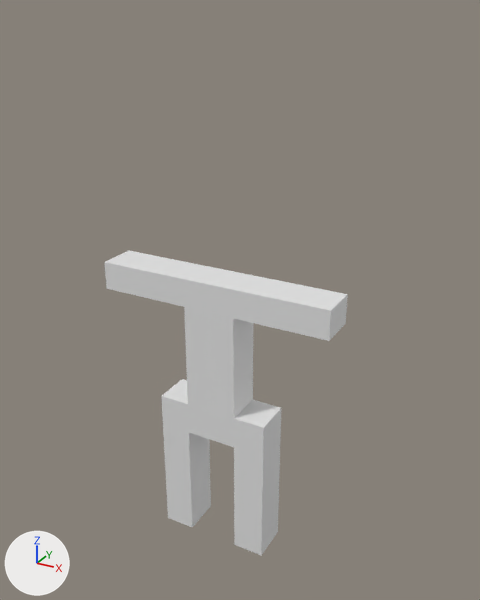
An edit to the glTF model assets/zombie.glb, drawn before and after from the same camera.
Before and after are seen from a camera (50 mm lens) standing at (2.22, -3.73, 3.95) and looking at (-0.07, 0.44, 1.86). Every picture has the same lights, and +X, +Y and +Z are marked at lower left. Vertices at the same position are counted once.
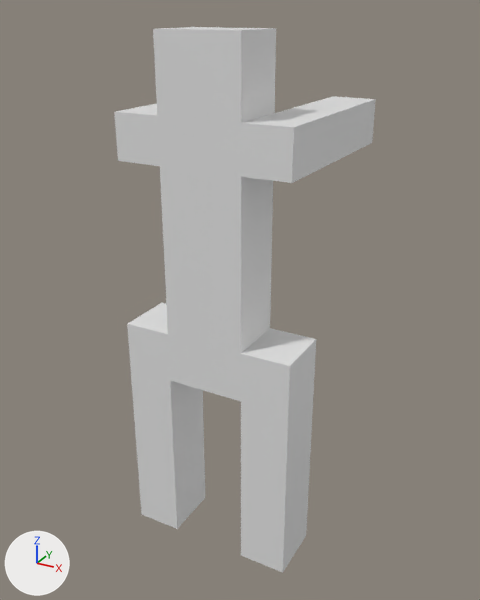
Pixel boxes (x1, y1, x2, y2) of what changed, in the pictures (480 x 600 px):
```json
{"object": "Cube", "change": "reshaped, turned, rescaled", "before": [104, 251, 348, 556], "after": [114, 27, 376, 573]}
{"part": 1, "of": "me_cube", "change": "built on", "before": [104, 251, 348, 341], "after": [114, 27, 376, 183]}
```

Edits to the scene script, one JSON object a line:
```json
{"block": "me_cube", "where": "# used by ob_cube; location = (0.0, 0.0, 0.0)"}
{"op": "remove", "block": "me_cube", "code": "me_cube.from_pydata(...)  # 48 vertices, 92 faces; spans x -0.9..0.9, y -0.15..0.15, z 0.0..2.22"}
{"op": "add", "block": "me_cube", "code": "me_cube.from_pydata(...)  # 62 vertices, 120 faces; spans x -0.44..0.44, y -0.82..0.15, z 0.0..2.56"}
{"block": "me_cube", "change": "me_cube part 1"}
{"block": "me_cube", "change": "4 vertices are removed from x -0.9..0.9, y -0.15, z 2.01..2.22"}
{"block": "me_cube", "change": "18 faces are deleted"}
{"block": "me_cube", "change": "4 vertices move from x -0.9..0.9, y 0.15, z 2.01..2.22 to x -0.43..0.43, y 0.15, z 2.01..2.22"}
{"block": "me_cube", "change": "4 vertices are added at (-0.43, -0.15, 2.01), (-0.43, -0.15, 2.22), (0.43, -0.15, 2.01), (0.43, -0.15, 2.22)"}
{"block": "me_cube", "change": "6 new vertices lie (0.0, 0.0, 0.34) away from vertices in x -0.2..0.2, y -0.15..0.15, z 2.22"}
{"block": "me_cube", "change": "8 new vertices lie (0.0, -0.67, 0.0) away from vertices in x -0.43..0.43, y -0.15, z 2.01..2.22"}
{"block": "me_cube", "change": "46 new faces join them"}
{"op": "set", "path": "ob_cube.rotation_euler", "old": "(0.0, 0.0, 0.0)", "new": "(0.0, 0.0, -3.142)", "note": "degrees (0, 0, 0) -> degrees (0, 0, -180)"}
{"op": "set", "path": "ob_cube.scale", "old": "(1.0, 1.0, 1.0)", "new": "(1.5, 1.5, 1.5)"}
```
